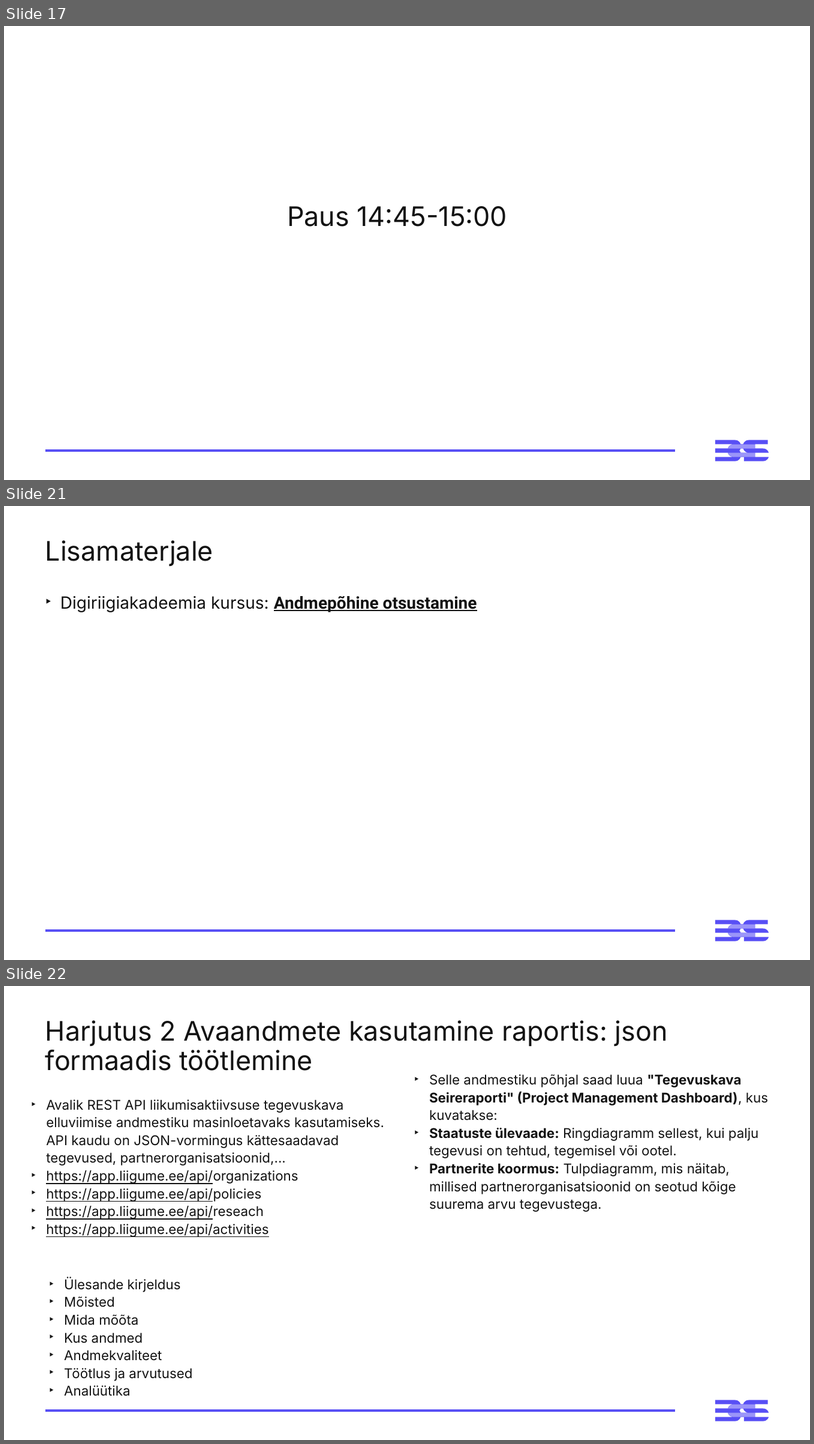
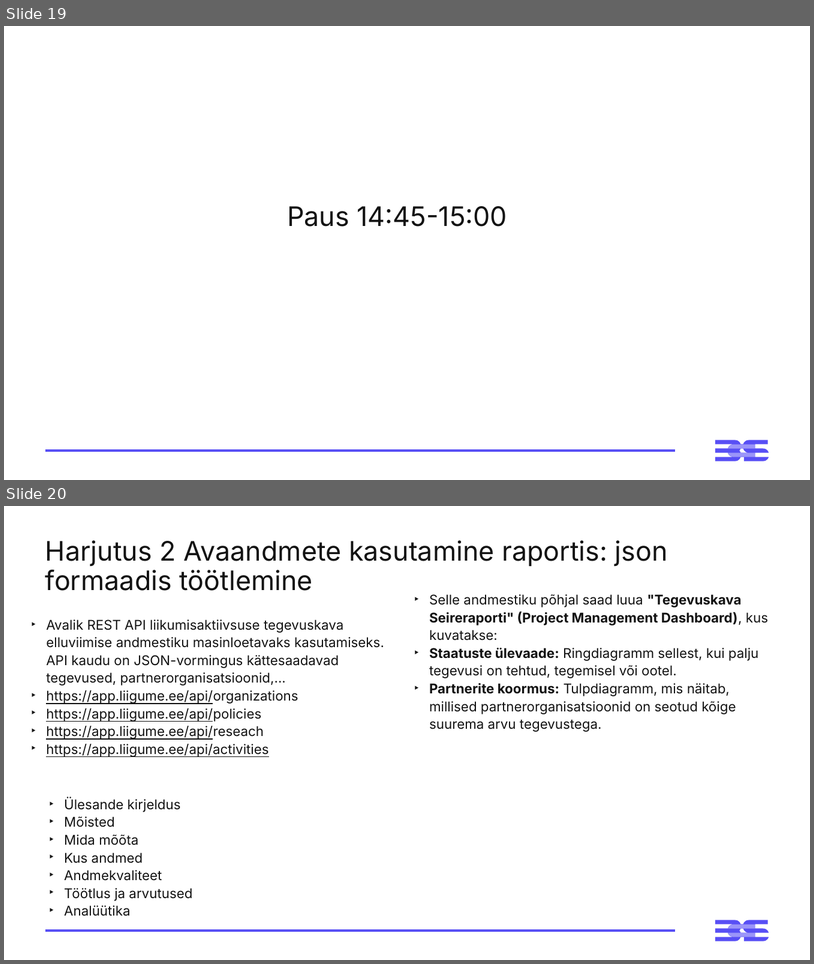
Before and after one commit to emilieabel/andmetarkus, a slide deck: Materjalid/Day4 Andmeplatvormid json/4-paev-andmetarkus-esitlus.pptx. Shown one above the other, each under a label of ours: slides 17, 21 and 22 before the commit, slides 19 and 20 after it; the slides between them are not shown. The pictures are 814x1444 and 814x964 pixels, drawn with LibreOffice and Linux fonts; fonts in the diff are those of the drawing. Boxes give left, top, right and bottom in pixels: in the first picture for what was removed or moved away, otherwise in the second. Text is boxed around its words. In the diff, an @@ line names an element or a change of style, - is before the commit and + after.

```diff
--- a/Materjalid/Day4 Andmeplatvormid json/4-paev-andmetarkus-esitlus.pptx
+++ b/Materjalid/Day4 Andmeplatvormid json/4-paev-andmetarkus-esitlus.pptx
@@ slide 21 removed at [4, 506, 810, 960], background #FFFFFF; not listed: 3 template elements that a slide beside it also shows @@
@@ title removed at [45, 540, 213, 566] @@
-Lisamaterjale
@@ text removed at [60, 596, 477, 612] @@
-‣ Digiriigiakadeemia kursus: Andmepõhine otsustamine
@@ what was slide 17 is now slide 19 @@
@@ what was slide 22 is now slide 20 @@
```
Also in this commit, not shown: 1 slide changed, 2 slides added, 3 other slides removed, 2 other files.
